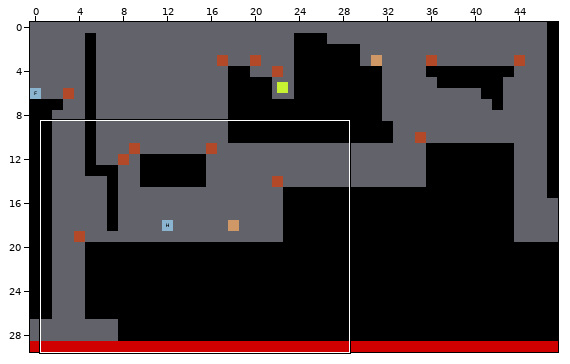
Two states of a Tiled map (JSON), maps/level_02.json. Above: a wide view before the commit, with the close-up outlined.
Close-up. Before the edit:
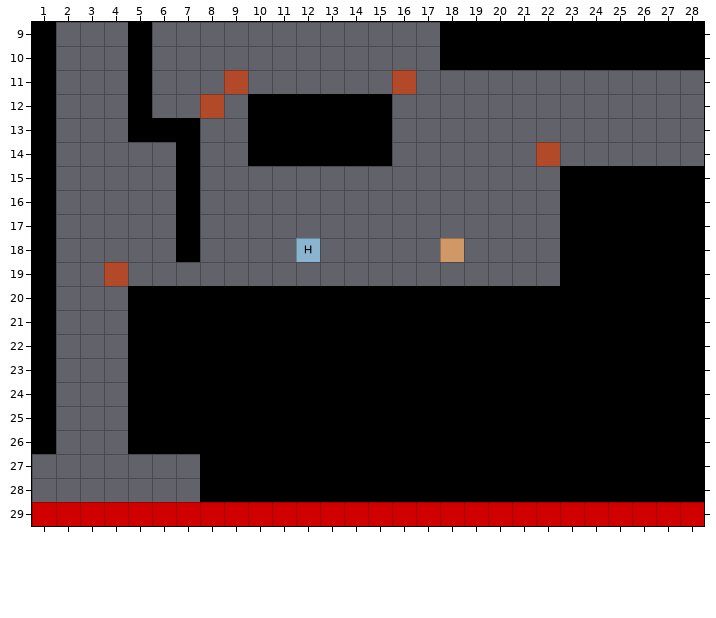
Cells are 64x64 px. Shown: x 1..28, y 9..29. The commit also changed other parts of the map, which this record leaves out.
Once edited:
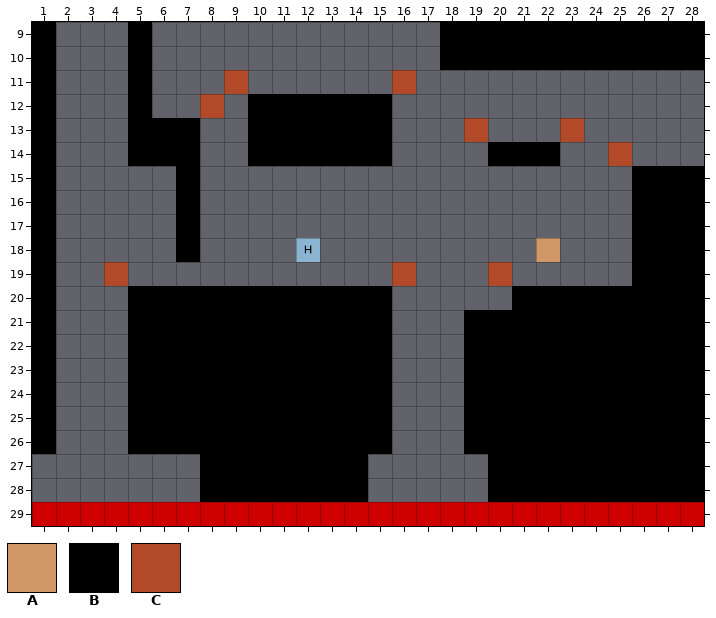
Key: from "placeholder_test": A 85; from "tileset": B 78, C 81.
_ is an empty cell.
Objects are placed by their top-left corner, in cells (3,4 is the top-left corner of cell 3,4); size is 1x1 cell unless given.
The exact change:
Layer "layer_limits":
y 13: x 19 _ -> C; x 23 _ -> C
y 14: x 22 C -> _; x 25 _ -> C
y 19: x 16 _ -> C; x 20 _ -> C
Layer "layer_platforms":
y 14: x 5..6 __ -> BB; x 20..22 ___ -> BBB
y 15..19: x 23..25 BBB -> ___
y 20: x 16..20 BBBBB -> _____
y 21..26: x 16..18 BBB -> ___
y 27..28: x 15..19 BBBBB -> _____
Layer "BigBox":
added: A at 22,18
removed: A at 18,18
Boxes around the changes in both close-ups, in picture pixels (x1, y1, x2, y2):
changed: (368, 118, 632, 502)
added: (128, 142, 176, 166)
